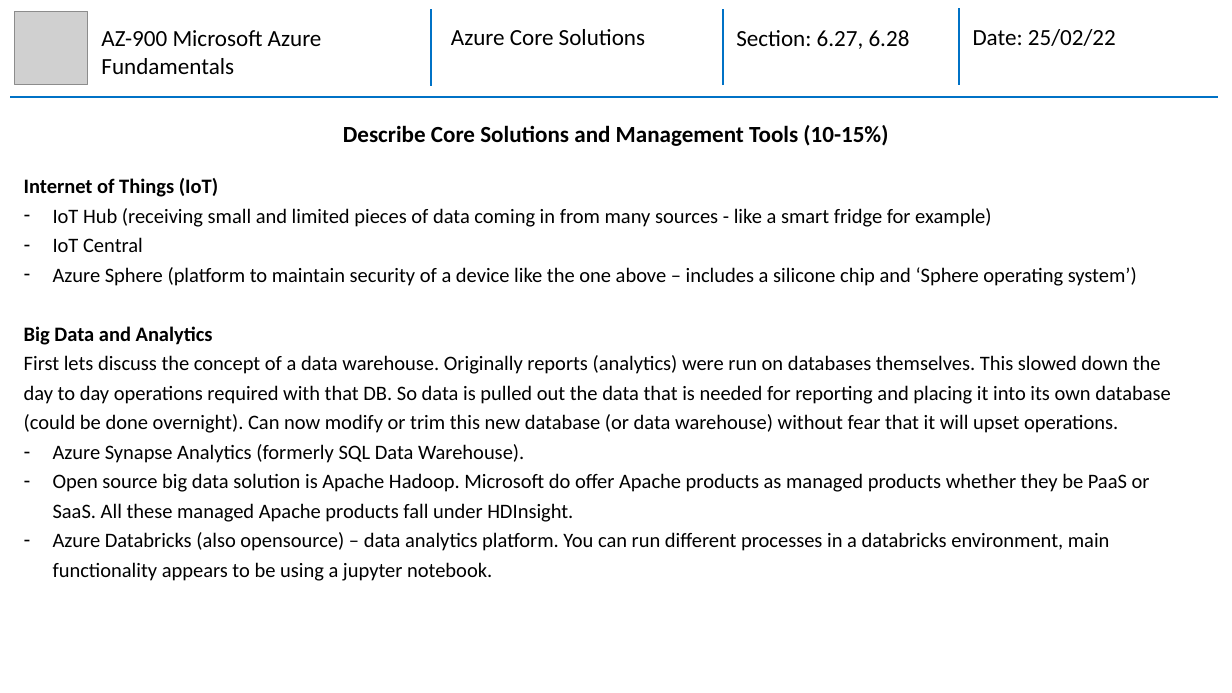
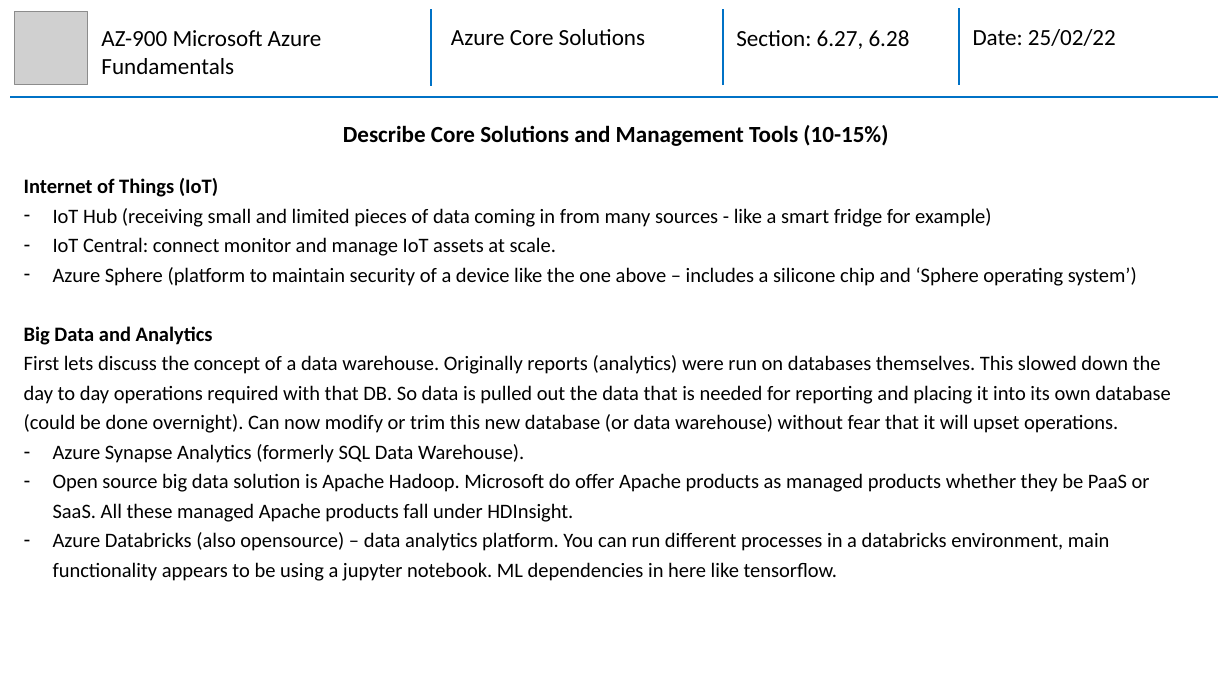
Before and after one commit to mhaythornthwaite/Testing_ML_Algorithms, a slide deck: slide 22 of Azure_AZ-900_Fundamentals/MJH_AZ-900_Azure_Fundamentals_Notes.pptx. Drawn at 1232x693 pixels with LibreOffice and Linux fonts; fonts in the diff are those of the drawing; grey boxes stand for pictures. Boxes give left, top, right and bottom in pixels: in the first picture for what was removed or moved away, otherwise in the second. Text is boxed around its words. In the diff, an @@ line names an element or a change of style, - is before the commit and + after.

```diff
--- a/Azure_AZ-900_Fundamentals/MJH_AZ-900_Azure_Fundamentals_Notes.pptx
+++ b/Azure_AZ-900_Fundamentals/MJH_AZ-900_Azure_Fundamentals_Notes.pptx
@@ text at [53,237,556,256]: text changed @@
-– IoT Central
+– IoT Central: connect monitor and manage IoT assets at scale.
@@ text at [53,532,1110,581]: text changed @@
-– Azure Databricks (also opensource) – data analytics platform. You can run different processes in a databricks environment, main functionality appears to be using a jupyter notebook.
+– Azure Databricks (also opensource) – data analytics platform. You can run different processes in a databricks environment, main functionality appears to be using a jupyter notebook. ML dependencies in here like tensorflow.
```
Also in this commit, not shown: 8 other slides changed, 2 slides added.
